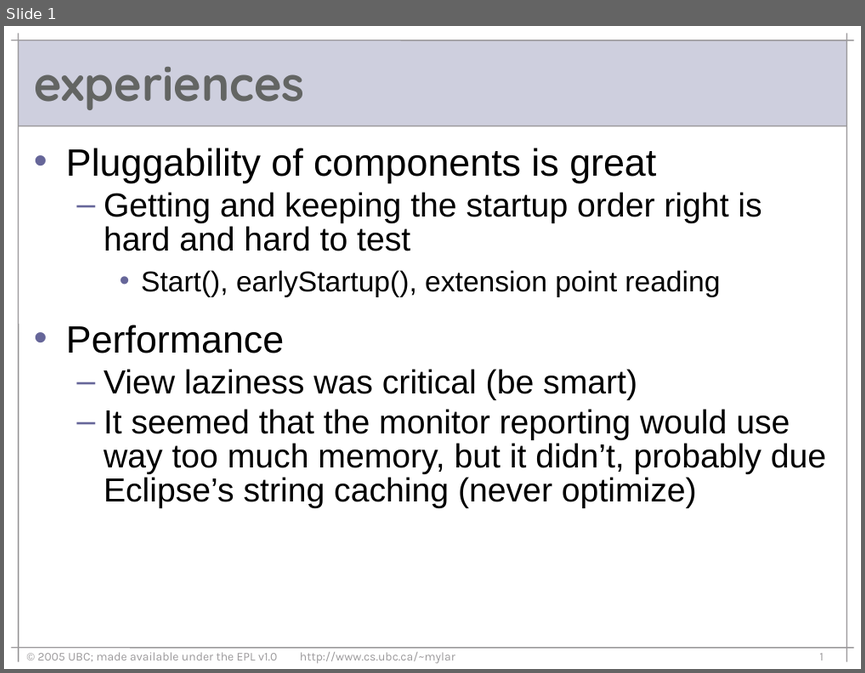
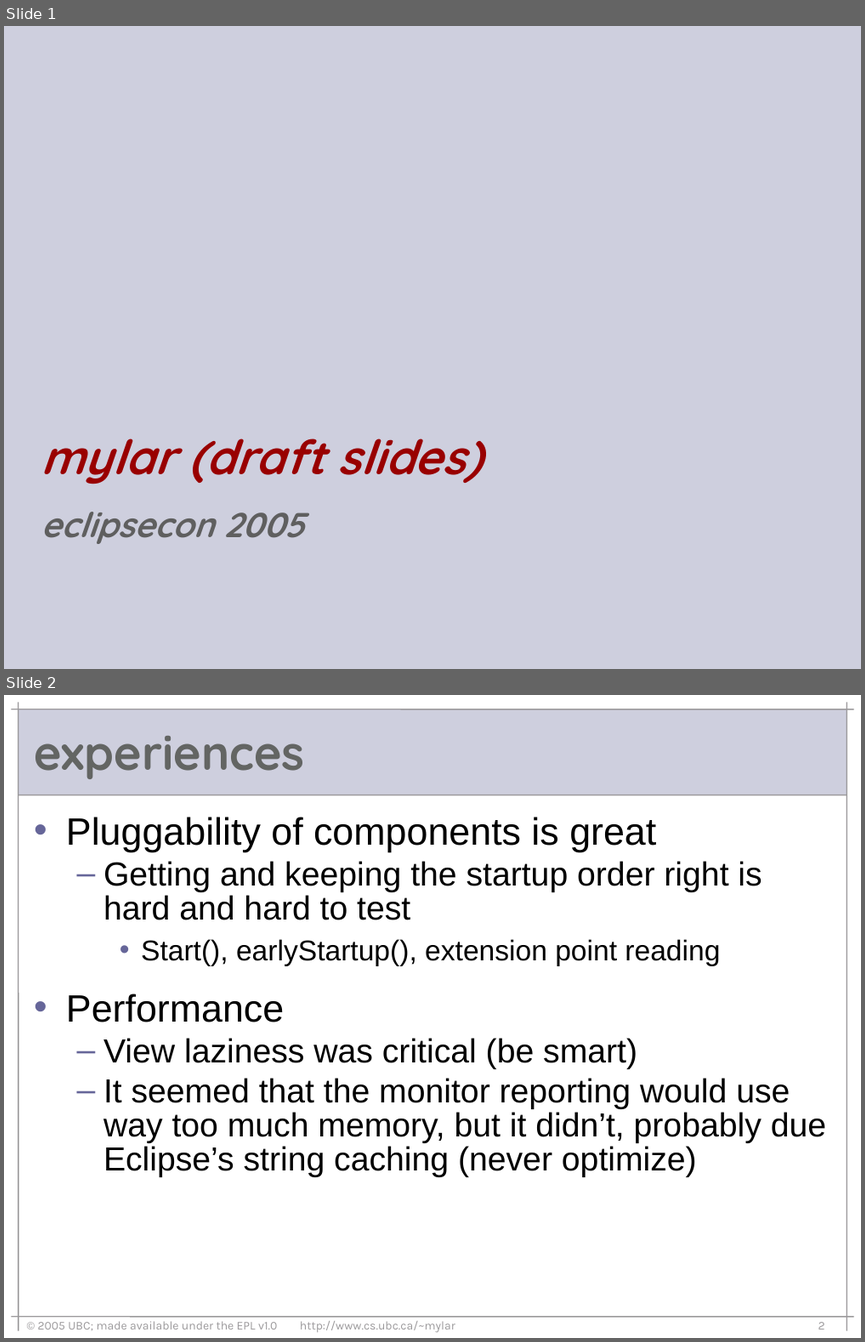
Before and after one commit to eclipse-mylyn/mylyn-website, a slide deck: publications/2006-03-mylar-eclipsecon.ppt. Shown one above the other, each under a label of ours: slide 1 before the commit, slides 1 and 2 after it. The pictures are 865x673 and 865x1342 pixels, drawn with LibreOffice and Linux fonts; fonts in the diff are those of the drawing. Boxes give left, top, right and bottom in pixels: in the first picture for what was removed or moved away, otherwise in the second. Text is boxed around its words. In the diff, an @@ line names an element or a change of style, - is before the commit and + after.

```diff
--- a/publications/2006-03-mylar-eclipsecon.ppt
+++ b/publications/2006-03-mylar-eclipsecon.ppt
@@ slide 1 added at [4,26,861,669], background #FFFFFF @@
@@ rectangle added at [4,26,861,669], fill #CECFDE @@
@@ title added at [41,438,482,484], 40 pt, text #990000, bold, italic @@
+mylar (draft slides)
@@ subtitle added at [41,511,304,544], 29 pt, text #5F5F5F, bold, italic @@
+eclipsecon 2005
@@ what was slide 1 is now slide 2 @@
@@ page number at [818,1321,825,1329]: text changed @@
-1
+2
```
Also in this commit, not shown: 1 other slide added, 1 other file.
